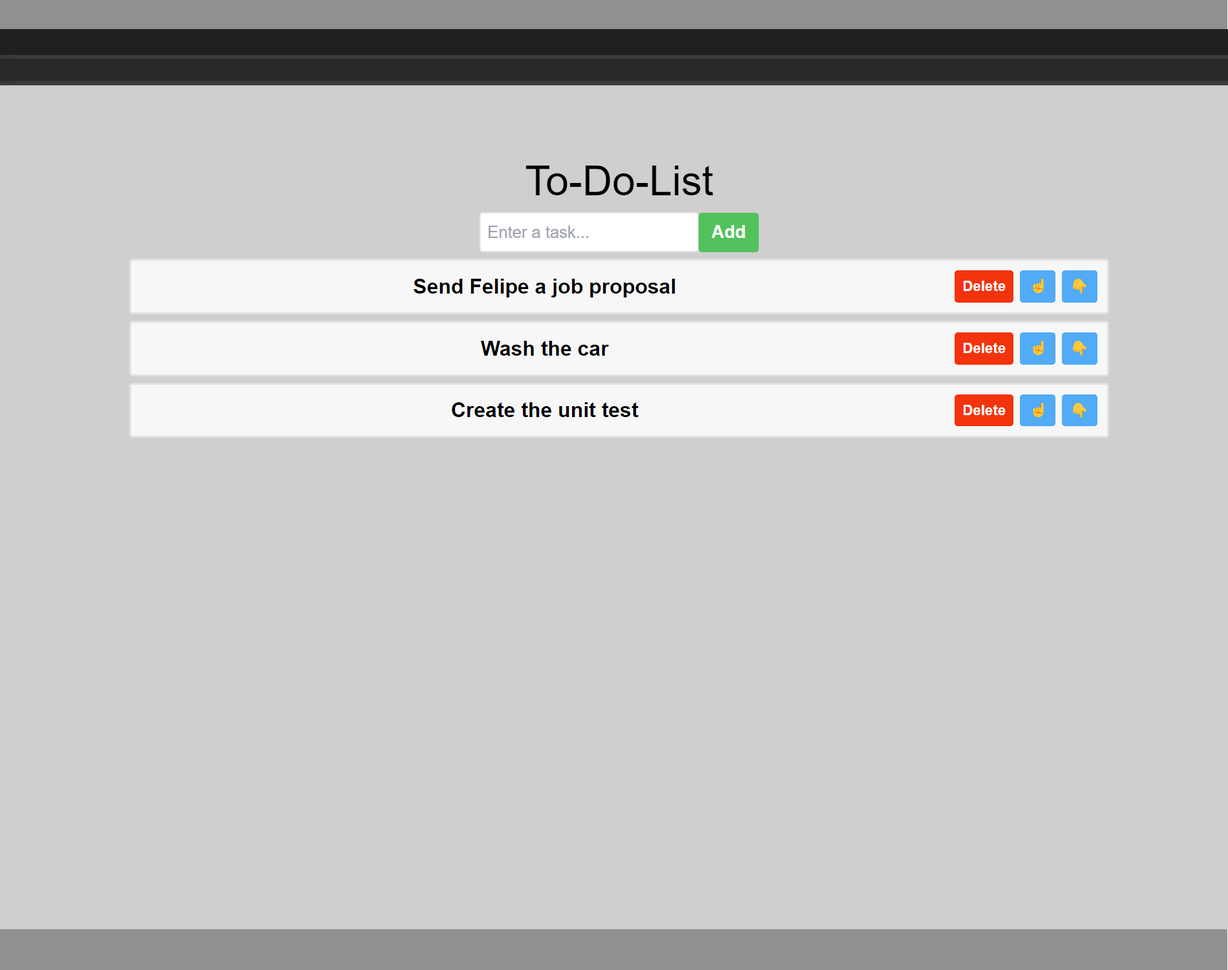
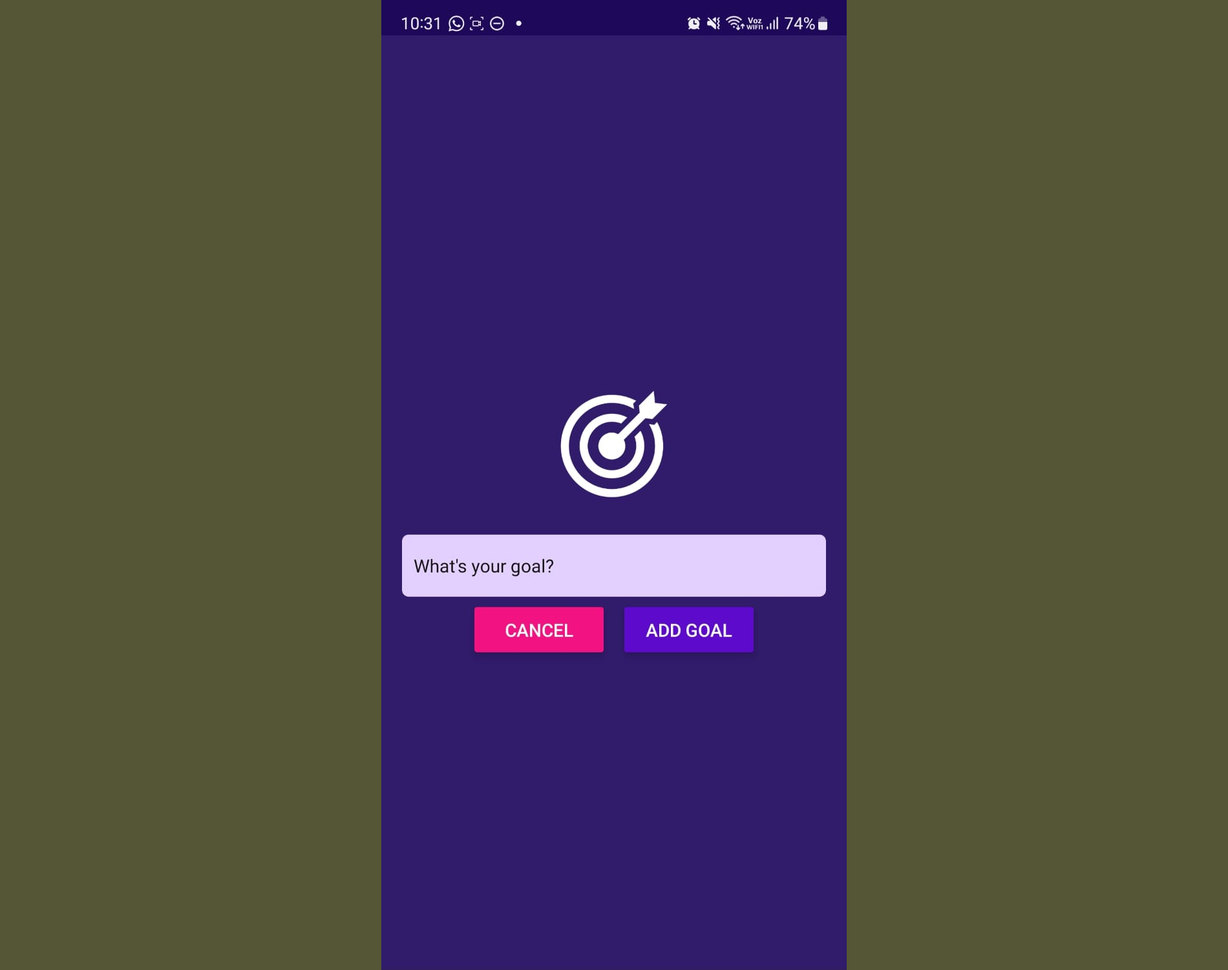
Revision of a layered 1228px x 970px image; what changed, layer by layer:
renamed "Camada colada" to "Imagem do WhatsApp de 2024-09-19 à(s) 10.31.50_5eec78c8.jpg", painted on it over [0, 0, 1228, 970]
painted on "felipedev.png" over [0, 0, 1228, 970]
